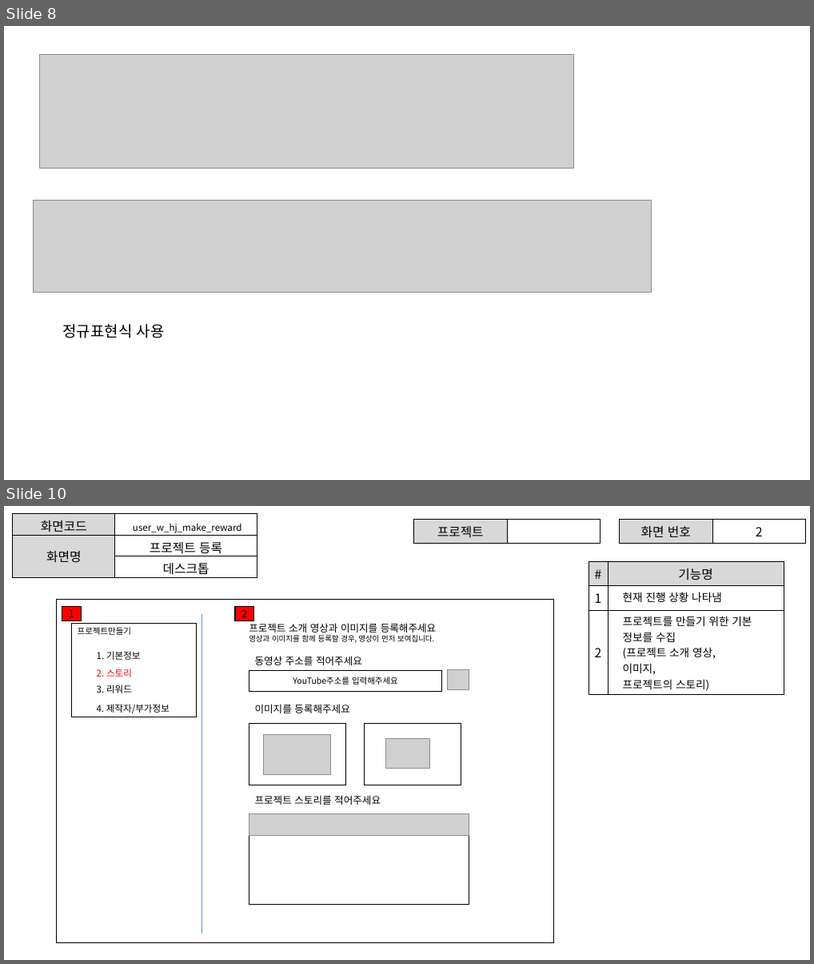
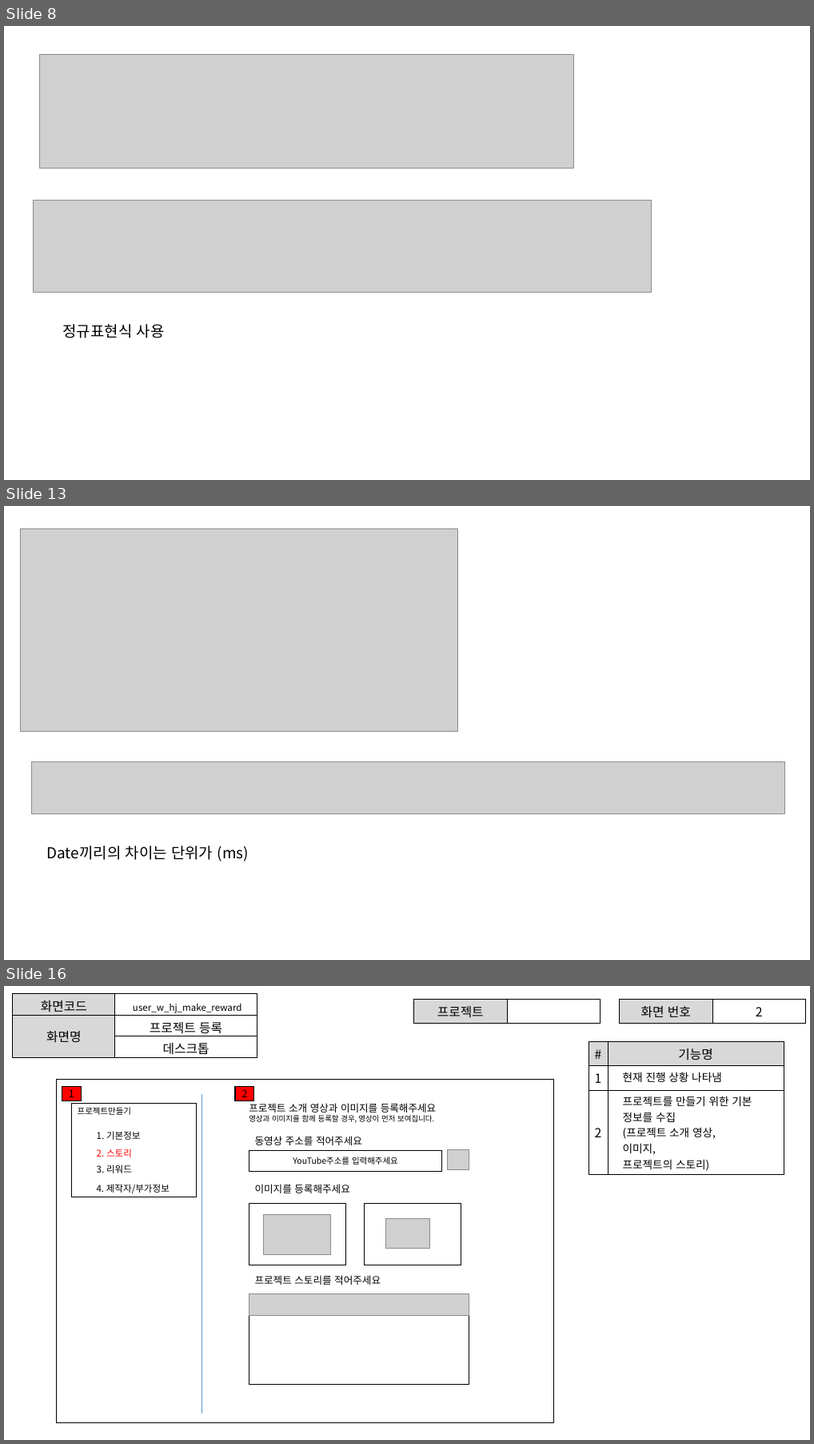
Before and after one commit to ezenteam2/EzenCrowdFunding, a slide deck: project03 화면설계서/project03 - 화면 설계서 - 형준.pptx. Shown one above the other, each under a label of ours: slides 8 and 10 before the commit, slides 8, 13 and 16 after it; the slides between them are not shown. The pictures are 814x964 and 814x1444 pixels, drawn with LibreOffice and Linux fonts; fonts in the diff are those of the drawing; grey boxes stand for pictures. Boxes give left, top, right and bottom in pixels: in the first picture for what was removed or moved away, otherwise in the second. Text is boxed around its words. In the diff, an @@ line names an element or a change of style, - is before the commit and + after.

```diff
--- a/project03 화면설계서/project03 - 화면 설계서 - 형준.pptx
+++ b/project03 화면설계서/project03 - 화면 설계서 - 형준.pptx
@@ slide 13 added at box(4, 506, 810, 960), background #FFFFFF @@
@@ picture added at box(20, 529, 458, 731) @@
@@ picture added at box(32, 762, 786, 813) @@
@@ text added at box(47, 845, 249, 861), 18 pt, text #000000 @@
+Date끼리의 차이는 단위가 (ms)
@@ what was slide 10 is now slide 16 @@
```
Also in this commit, not shown: 6 other slides added, 1 slide removed.
